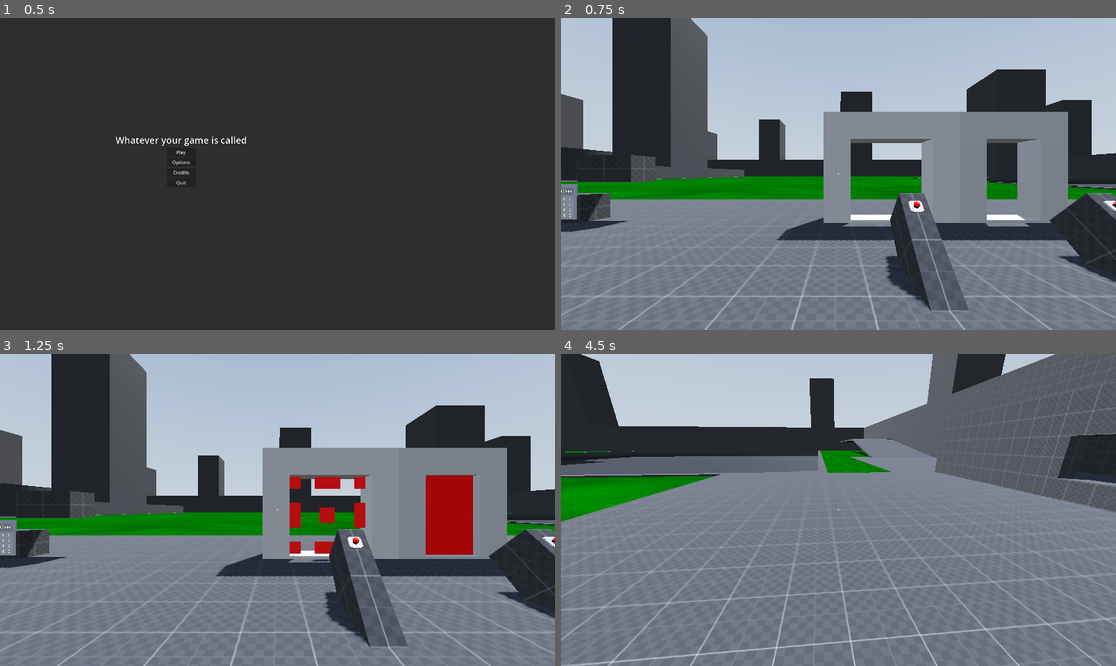
Above: before the commit, frames 1-4 (two rows, left to right).
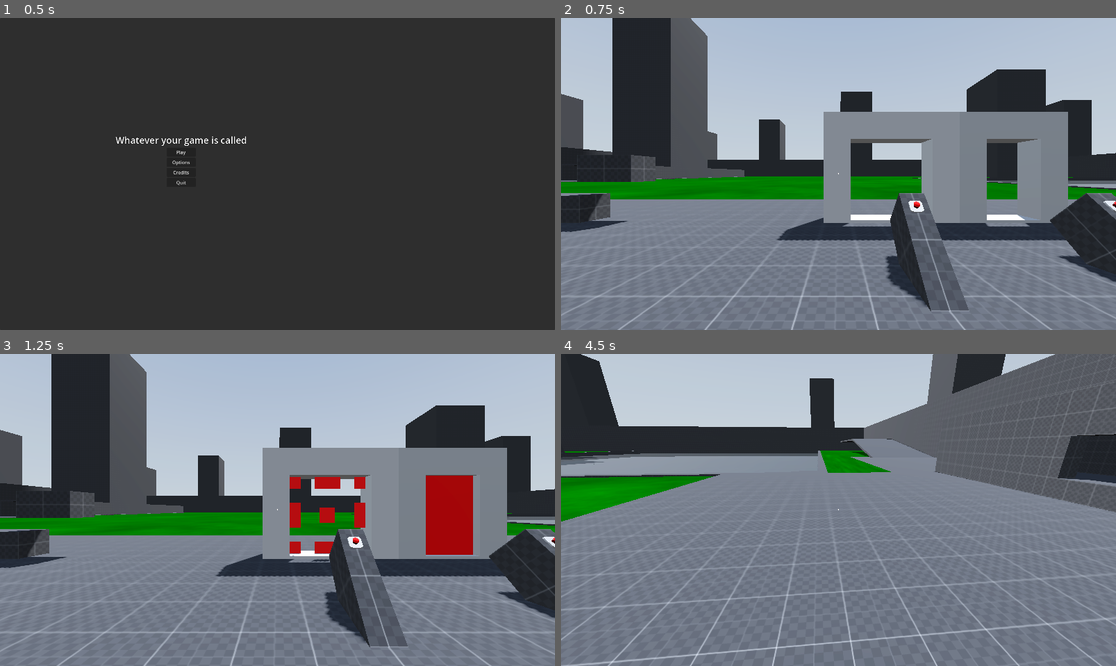
Above: after the commit, the same moments.

Repository: Nazsgull/FPS_Godot
Game: Godot game, scene res://scenes/UI/main_menu.tscn
Two runs of this game, one before a commit and one after it. Both use one fixed random seed, a clock stepped at 60 frames per second and the inputs below. A sky picture missing from this copy of the repository is replaced by a grey-blue gradient.
Inputs (mouse positions are in pixels of both pictures, inside the frame that each line leads up to):
- Up to frame 1 (0.5 s): no input
- Up to frame 2 (0.75 s): click "Play" at 0.5 s
- Up to frame 3 (1.25 s): no input
- Up to frame 4 (4.5 s): tap Enter (ui_accept) at 1.25, 1.52, 2.27, 3.77 s; move the mouse to (866, 510) at 1.27 s; hold W (forward) from 1.28 s (still down); tap E (interact) at 1.35, 2.3, 2.85, 3.8 s; move the mouse to (810, 510) at 2.02 s; tap Ctrl (crouch) at 2.1 s; move the mouse to (849, 503) at 2.77 s; move the mouse to (832, 516) at 3.52 s; click (832, 516) at 3.6 s; move the mouse to (877, 513) at 4.27 s; hold Shift (sprint) from 4.28 s (still down)

Frame 1 is identical in both runs. In frame 2, 0.5% of the frame differs, in the area x 0-100%, y 52-65%; in frame 3, 0.5%; in frame 4, 2.9%, in the area x 0-47%, y 31-39%.
Error before the commit: Invalid assignment of property or key 'text' with value of type 'String' on a base object of type 'Nil'. (res://scripts/keypad_button.gd:8)

Commit message:
Revert "Inicio teclado de combinación"
This reverts commit 97dd847d69b0ee90b29c00812eb47ac8157c52e6.

Diff:
--- a/assets/materials/water.gdshader
+++ b/assets/materials/water.gdshader
@@ -2,7 +2,7 @@
 
 shader_type spatial;
 uniform vec3 water_color : source_color;
-uniform float uv_scale :hint_range(0.0, 1000.0, 0.1) = 1.0;
+uniform float uv_scale :hint_range(0.0, 1000.0, 0.1) = 1;
 uniform sampler2D water_normal_noise;
 uniform float time_scale : hint_range(0.0,10.0,0.05) = 1.0;
 uniform sampler2D screen_texture : hint_screen_texture, repeat_disable;
@@ -31,8 +31,8 @@
 	_uv.x += sin(TIME * time_scale + (_uv.x + _uv.y)* 25.0) * 0.01;
 	_uv.y += cos(TIME * time_scale + (_uv.x - _uv.y)* 25.0) * 0.01;
 
-	_suv.x += sin(TIME * time_scale + (_suv.x - _suv.y)* 25.0) * 0.0003;
-	_suv.y += cos(TIME * time_scale + (_suv.x + _suv.y)* 25.0) * 0.0003;
+	_suv.x += sin(TIME * time_scale + (_suv.x + _suv.y)* 25.0) * 0.003;
+	_suv.y += cos(TIME * time_scale + (_suv.x - _suv.y)* 25.0) * 0.003;
 
 	float r = texture(sun_highlights,_uv+abberration_r+TIME*highlights_time_scale).r;
 	float g = texture(sun_highlights,_uv+abberration_g+TIME*highlights_time_scale).g;
--- a/assets/materials/water.tres
+++ b/assets/materials/water.tres
@@ -1,18 +1,36 @@
-[gd_resource type="ShaderMaterial" load_steps=2 format=3 uid="uid://dtjrhgaht0w68"]
+[gd_resource type="ShaderMaterial" load_steps=6 format=3 uid="uid://dtjrhgaht0w68"]
 
 [ext_resource type="Shader" path="res://assets/materials/water.gdshader" id="1_hbfb5"]
+
+[sub_resource type="FastNoiseLite" id="FastNoiseLite_cog2g"]
+noise_type = 0
+fractal_type = 2
+fractal_weighted_strength = 0.92
+
+[sub_resource type="NoiseTexture2D" id="NoiseTexture2D_gg1l3"]
+noise = SubResource("FastNoiseLite_cog2g")
+
+[sub_resource type="FastNoiseLite" id="FastNoiseLite_sj2n7"]
+fractal_type = 2
+
+[sub_resource type="NoiseTexture2D" id="NoiseTexture2D_fp5u4"]
+seamless = true
+as_normal_map = true
+noise = SubResource("FastNoiseLite_sj2n7")
 
 [resource]
 resource_local_to_scene = true
 render_priority = 0
 shader = ExtResource("1_hbfb5")
-shader_parameter/water_color = null
-shader_parameter/uv_scale = 1.0
-shader_parameter/time_scale = 1.0
-shader_parameter/color_ratio = 0.5
-shader_parameter/abberration_r = null
-shader_parameter/abberration_g = null
-shader_parameter/abberration_b = null
-shader_parameter/highlights_time_scale = 1.0
-shader_parameter/normal = 0.5
-shader_parameter/roughness = 0.25
+shader_parameter/water_color = Color(0.0117647, 0.2, 0.258824, 1)
+shader_parameter/uv_scale = 50.0
+shader_parameter/time_scale = 1.2
+shader_parameter/color_ratio = 0.3
+shader_parameter/abberration_r = Vector2(0.014, 0.008)
+shader_parameter/abberration_g = Vector2(0.01, 0.001)
+shader_parameter/abberration_b = Vector2(0.001, 0)
+shader_parameter/highlights_time_scale = 0.024
+shader_parameter/normal = 0.4
+shader_parameter/roughness = 0.5
+shader_parameter/water_normal_noise = SubResource("NoiseTexture2D_fp5u4")
+shader_parameter/sun_highlights = SubResource("NoiseTexture2D_gg1l3")
--- a/scenes/maps/test_area.tscn
+++ b/scenes/maps/test_area.tscn
@@ -9,8 +9,6 @@
 [ext_resource type="PackedScene" uid="uid://hxgssy3ps78p" path="res://scenes/objects/door_simple.tscn" id="6_i47mx"]
 [ext_resource type="PackedScene" uid="uid://cw4ice8i238jm" path="res://scenes/objects/Testing/test_pickup.tscn" id="7_1345l"]
 [ext_resource type="PackedScene" uid="uid://g386sbqjtrjh" path="res://scenes/objects/water_plane.tscn" id="9_si7nd"]
-[ext_resource type="PackedScene" uid="uid://b5mkh8iexdp1o" path="res://scenes/objects/Keypad/keypad_key.tscn" id="10_o2bk0"]
-[ext_resource type="PackedScene" uid="uid://7srf1jqinoqq" path="res://scenes/objects/Keypad/keypad.tscn" id="11_ovg78"]
 
 [sub_resource type="StandardMaterial3D" id="StandardMaterial3D_pnsss"]
 resource_local_to_scene = true
@@ -1075,11 +1073,5 @@
 [node name="water_plane" parent="." instance=ExtResource("9_si7nd")]
 transform = Transform3D(50, 0, 0, 0, 50, 0, 0, 0, 50, 122.6, -1.406, -33.2)
 
-[node name="Node3D" parent="." instance=ExtResource("10_o2bk0")]
-transform = Transform3D(0.5, 0, 0, 0, 0.5, 0, 0, 0, 0.5, 29.8, 0.5, 11.1)
-
-[node name="Node3D2" parent="." instance=ExtResource("11_ovg78")]
-transform = Transform3D(-1, 0, -8.74228e-08, 0, 1, 0, 8.74228e-08, 0, -1, 30.5, 0.3, 11)
-
 [connection signal="interacted" from="BT_Test" to="Door" method="toggle_door"]
 [connection signal="interacted" from="BT_Test2" to="Door2" method="toggle_door"]
--- a/scenes/objects/Keypad/keypad.tscn
+++ /dev/null
@@ -1,67 +0,0 @@
-[gd_scene load_steps=3 format=3 uid="uid://7srf1jqinoqq"]
-
-[ext_resource type="PackedScene" uid="uid://bnvrgxkxur0yo" path="res://assets/models_gltf/Keypad.glb" id="1_wwuit"]
-[ext_resource type="PackedScene" uid="uid://b5mkh8iexdp1o" path="res://scenes/objects/Keypad/keypad_key.tscn" id="2_7gx03"]
-
-[node name="Node3D" type="Node3D"]
-
-[node name="Label3D" type="Label3D" parent="."]
-transform = Transform3D(-2, 0, -1.74846e-07, 0, 2, 0, 8.74228e-08, 0, -1, 0, 0.866, -0.036)
-pixel_size = 0.0005
-text = "00000000"
-font_size = 125
-outline_size = 10
-autowrap_mode = 1
-width = 2000.0
-
-[node name="keypad_body" parent="." instance=ExtResource("1_wwuit")]
-transform = Transform3D(2, 0, 0, 0, 2.6, 0, 0, 0, 1, 0, -0.176, 0)
-
-[node name="keys_origin" type="Node3D" parent="."]
-transform = Transform3D(1, 0, 0, 0, 1, 0, 0, 0, 1, 0, 0.385, -0.04)
-
-[node name="Node3D" parent="keys_origin" instance=ExtResource("2_7gx03")]
-transform = Transform3D(1, 0, 0, 0, 1, 0, 0, 0, 1, 0.2, 0.2, 0)
-num_string = "1"
-
-[node name="Node3D2" parent="keys_origin" instance=ExtResource("2_7gx03")]
-transform = Transform3D(1, 0, 0, 0, 1, 0, 0, 0, 1, 0, 0.2, 0)
-num_string = "2"
-
-[node name="Node3D3" parent="keys_origin" instance=ExtResource("2_7gx03")]
-transform = Transform3D(1, 0, 0, 0, 1, 0, 0, 0, 1, -0.2, 0.2, 0)
-num_string = "3"
-
-[node name="Node3D4" parent="keys_origin" instance=ExtResource("2_7gx03")]
-transform = Transform3D(1, 0, 0, 0, 1, 0, 0, 0, 1, 0.2, 0, 0)
-num_string = "4"
-
-[node name="Node3D5" parent="keys_origin" instance=ExtResource("2_7gx03")]
-transform = Transform3D(1, 0, 0, 0, 1, 0, 0, 0, 1, -0.2, 0, 0)
-num_string = "6"
-
-[node name="Node3D6" parent="keys_origin" instance=ExtResource("2_7gx03")]
-transform = Transform3D(1, 0, 0, 0, 1, 0, 0, 0, 1, 0.2, -0.2, 0)
-num_string = "7"
-
-[node name="Node3D7" parent="keys_origin" instance=ExtResource("2_7gx03")]
-transform = Transform3D(1, 0, 0, 0, 1, 0, 0, 0, 1, 0, -0.2, 0)
-num_string = "8"
-
-[node name="Node3D8" parent="keys_origin" instance=ExtResource("2_7gx03")]
-transform = Transform3D(1, 0, 0, 0, 1, 0, 0, 0, 1, -0.2, -0.2, 0)
-num_string = "9"
-
-[node name="Node3D9" parent="keys_origin" instance=ExtResource("2_7gx03")]
-num_string = "5"
-
-[node name="Node3D10" parent="keys_origin" instance=ExtResource("2_7gx03")]
-transform = Transform3D(1, 0, 0, 0, 1, 0, 0, 0, 1, 0.2, -0.4, 0)
-num_string = "E"
-
-[node name="Node3D11" parent="keys_origin" instance=ExtResource("2_7gx03")]
-transform = Transform3D(1, 0, 0, 0, 1, 0, 0, 0, 1, -0.2, -0.4, 0)
-num_string = "R"
-
-[node name="Node3D12" parent="keys_origin" instance=ExtResource("2_7gx03")]
-transform = Transform3D(1, 0, 0, 0, 1, 0, 0, 0, 1, -1.49012e-08, -0.4, 0)
--- a/scenes/objects/Keypad/keypad_key.tscn
+++ /dev/null
@@ -1,24 +0,0 @@
-[gd_scene load_steps=3 format=3 uid="uid://b5mkh8iexdp1o"]
-
-[ext_resource type="Script" path="res://scripts/keypad_button.gd" id="1_ju7yr"]
-
-[sub_resource type="BoxShape3D" id="BoxShape3D_awocp"]
-size = Vector3(0.1, 0.1, 0.1)
-
-[node name="Area3D" type="Area3D"]
-collision_layer = 128
-collision_mask = 0
-script = ExtResource("1_ju7yr")
-hover_message = "Press key"
-
-[node name="CollisionShape3D" type="CollisionShape3D" parent="."]
-shape = SubResource("BoxShape3D_awocp")
-
-[node name="Node3D" type="Node3D" parent="."]
-
-[node name="Label3D" type="Label3D" parent="Node3D"]
-pixel_size = 0.001
-text = "0
-"
-font_size = 128
-outline_size = 1
--- a/scripts/keypad_button.gd
+++ /dev/null
@@ -1,16 +0,0 @@
-extends Interactable
-
-@onready var keypad_body = get_parent()
-@onready var label_3d = $"../Label3D"
-@export var num_string:String = "0"
-
-func _init():
-	label_3d.text = num_string
-
-
-# Called every frame. 'delta' is the elapsed time since the previous frame.
-func _process(_delta):
-	pass
-
-func interact(body):
-	super.emit_signal("interacted", body)
--- a/scripts/player.gd
+++ b/scripts/player.gd
@@ -32,7 +32,6 @@
 @onready var pointer = $pointer
 
 @onready var equippables_bar = $head/Camera3D/equippables_bar
-
 
 
 enum player_mov_states {
Binary file removed: assets/models_gltf/Keypad.glb
Not shown, removed: assets/models_gltf/Keypad.glb.import
Not shown: 1 places in scenes/maps/test_area.tscn that only renumber resources
